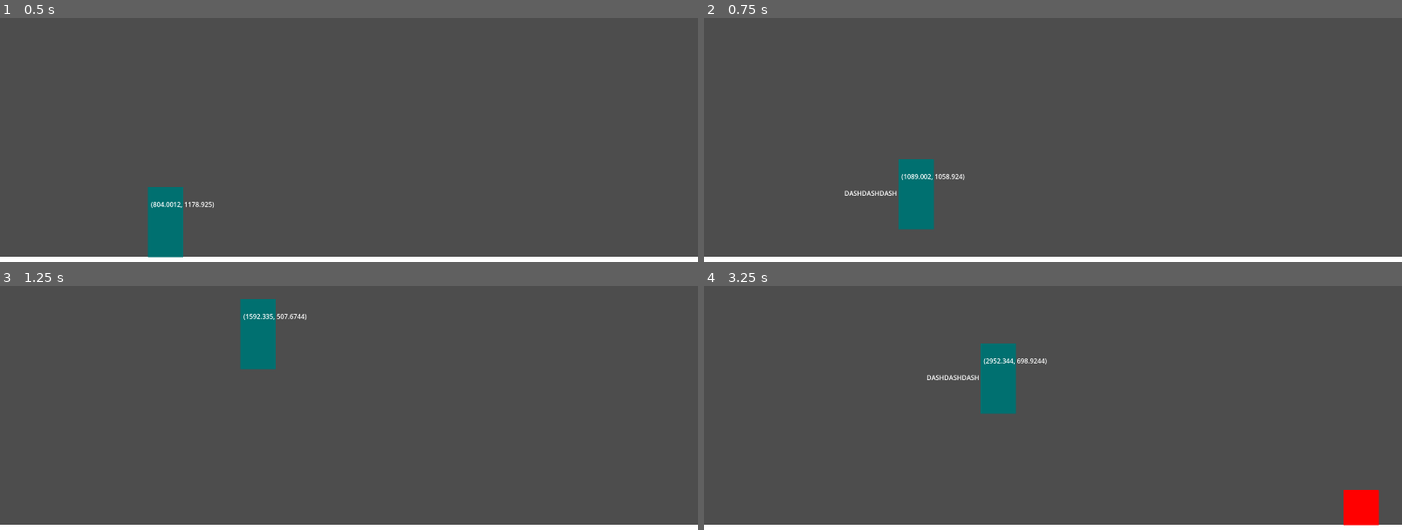
Above: before the commit, frames 1-4 (two rows, left to right).
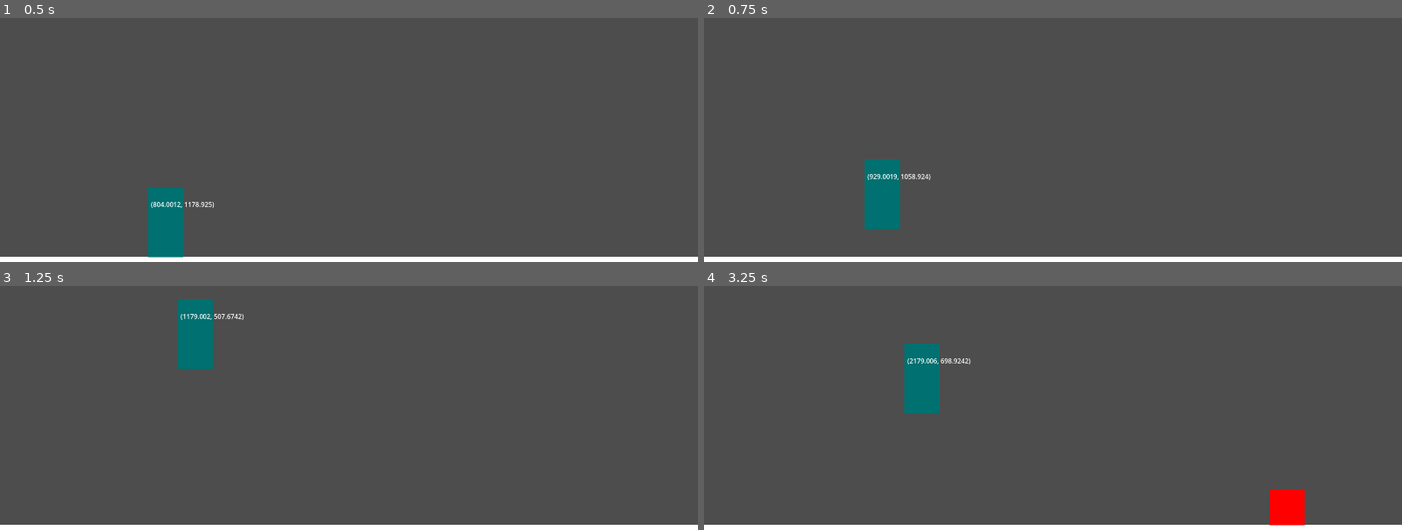
Above: after the commit, the same moments.

Repository: singerbj/bag-tag
Game: Godot game, scene res://scenes/Game.tscn
Same seed, same stepped clock (60 frames per second), same inputs: the game is played once before the commit and once after it.
Inputs (mouse positions are in pixels of both pictures, inside the frame that each line leads up to):
- Up to frame 1 (0.5 s): no input
- Up to frame 2 (0.75 s): tap Enter at 0.5 s; move the mouse to (1206, 88) at 0.52 s; hold Right (ui_right) from 0.53 s (still down); click (1206, 88) at 0.67 s
- Up to frame 3 (1.25 s): keep holding Right (ui_right); tap Up (ui_up) at 0.77 s
- Up to frame 4 (3.25 s): move the mouse to (913, 388) at 1.27 s; tap Up (ui_up) at 1.52, 3.02 s; move the mouse to (1122, 303) at 2.02 s; release Right (ui_right) at 2.03 s; move the mouse to (1018, 434) at 2.77 s; hold Right (ui_right) from 2.78 s (still down); click (1018, 434) at 2.92 s

Frame 1 is identical in both runs. In frame 2, 3.0% of the frame differs, in the area x 20-38%, y 57-87%; in frame 3, 3.1%; in frame 4, 4.7%, in the area x 28-97%, y 23-99%.

Commit message:
start to setup for multiple types of game objects

Diff:
--- /dev/null
+++ b/scenes/GameObject.tscn
@@ -0,0 +1,18 @@
+[gd_scene load_steps=4 format=3 uid="uid://d10cjcftt34ca"]
+
+[ext_resource type="Script" path="res://scripts/game_object.gd" id="1_lwwl1"]
+[ext_resource type="PackedScene" uid="uid://dsysrvx0xt55f" path="res://scenes/CollisionShape2DRendered.tscn" id="2_ua6ok"]
+
+[sub_resource type="RectangleShape2D" id="RectangleShape2D_jwmrl"]
+size = Vector2(150, 150)
+
+[node name="GameObject" type="RigidBody2D"]
+script = ExtResource("1_lwwl1")
+
+[node name="CollisionShape2D" type="CollisionShape2D" parent="."]
+shape = SubResource("RectangleShape2D_jwmrl")
+metadata/_edit_lock_ = true
+
+[node name="CollisionShape2dRendered" parent="CollisionShape2D" instance=ExtResource("2_ua6ok")]
+color = Color(100, 0, 0, 1)
+metadata/_edit_lock_ = true
--- a/scenes/Obstacle.tscn
+++ /dev/null
@@ -1,18 +0,0 @@
-[gd_scene load_steps=4 format=3 uid="uid://d10cjcftt34ca"]
-
-[ext_resource type="Script" path="res://scripts/obstacle.gd" id="1_edvk8"]
-[ext_resource type="PackedScene" uid="uid://dsysrvx0xt55f" path="res://scenes/CollisionShape2DRendered.tscn" id="2_20h4w"]
-
-[sub_resource type="RectangleShape2D" id="RectangleShape2D_jwmrl"]
-size = Vector2(150, 150)
-
-[node name="RigidBody2D" type="RigidBody2D"]
-script = ExtResource("1_edvk8")
-
-[node name="CollisionShape2D" type="CollisionShape2D" parent="."]
-shape = SubResource("RectangleShape2D_jwmrl")
-metadata/_edit_lock_ = true
-
-[node name="CollisionShape2dRendered" parent="CollisionShape2D" instance=ExtResource("2_20h4w")]
-color = Color(100, 0, 0, 1)
-metadata/_edit_lock_ = true
--- a/scripts/floor.gd
+++ b/scripts/floor.gd
@@ -1,4 +1,8 @@
 extends StaticBody2D
+
+class Floor:
+	func _init():
+		pass
 
 func _process(delta: float) -> void:
 	self.position.y += 1 * delta
--- a/scripts/game.gd
+++ b/scripts/game.gd
@@ -1,49 +1,61 @@
 extends Node2D
 
-var obstacle_scene = preload("res://scenes/Obstacle.tscn")
 
-const MIN_OBSTACLE_SPAWN_DELAY = 2.5
-const MIN_OBSTACLE_SPAWN_DISTANCE = 3000
-const OBSTACLE_VARIATION_RANGE = 1500
-const MIN_OBSTACLE_DELETE_DISTANCE = 2000
+const Player = preload("res://scripts/player.gd")
+const game_object_scene = preload("res://scenes/GameObject.tscn")
+
+const MIN_GAME_OBJECT_SPAWN_DELAY = 2.5
+const MIN_GAME_OBJECT_SPAWN_DISTANCE = 3000
+const GAME_OBJECT_VARIATION_RANGE = 1500
+const MIN_GAME_OBJECT_DELETE_DISTANCE = 2000
 const RESET_POSITION_INTERVAL = 5
 
 var last_position_reset = 0
-var last_obstacle_spawn = 0
+var last_game_object_spawn = 0
 
-var obstacles = []
+var game_objects = []
+
+class Game:
+	func _init():
+		pass
+
+func _ready() -> void:
+	pass
 
 func _process(_delta: float) -> void:
 	var current_time = Time.get_unix_time_from_system()
 	$Floor.position.x = $Player.position.x
 
-	if (current_time - last_obstacle_spawn) > MIN_OBSTACLE_SPAWN_DELAY:
-		last_obstacle_spawn = current_time
-		var new_obstacle = obstacle_scene.instantiate()
-		new_obstacle.position.x = $Player.position.x + MIN_OBSTACLE_SPAWN_DISTANCE + get_obstacle_variation_range()
-		new_obstacle.position.y = $Player.position.y
-		obstacles.append(new_obstacle)
-		add_child(new_obstacle)
+	if (current_time - last_game_object_spawn) > MIN_GAME_OBJECT_SPAWN_DELAY:
+		last_game_object_spawn = current_time
+		var new_game_object = game_object_scene.instantiate()
+		new_game_object.position.x = $Player.position.x + MIN_GAME_OBJECT_SPAWN_DISTANCE + get_game_object_variation_range()
+		new_game_object.position.y = $Player.position.y
+		game_objects.append(new_game_object)
+		add_child(new_game_object)
 
 	#if (current_time - last_position_reset) > RESET_POSITION_INTERVAL:
 		#print("resetting position")
 		#last_position_reset = current_time
-		#for obstacle in obstacles:
-			#obstacle.position.x - $Player.position.x
+		#for game_object in game_objects:
+			#game_object.position.x - $Player.position.x
 			#
 		#$Player.position.x = 0
 
 func _physics_process(delta: float) -> void:
-	for i in range(obstacles.size()-1, -1, -1):
-		var obstacle = obstacles[i]
-		if ($Player.position.x - obstacle.position.x) > MIN_OBSTACLE_DELETE_DISTANCE:
-			obstacle.queue_free()
-			obstacles.remove_at(i)
+	for i in range(game_objects.size()-1, -1, -1):
+		if is_instance_valid(game_objects[i]):
+			var game_object: RigidBody2D = game_objects[i]
+			if ($Player.position.x - game_object.position.x) > MIN_GAME_OBJECT_DELETE_DISTANCE:
+				game_object.queue_free()
+				game_objects.remove_at(i)
+		else:
+			game_objects.remove_at(i)
 
-func get_obstacle_variation_range():
+func get_game_object_variation_range():
 	var rng = RandomNumberGenerator.new()
 	rng.randomize()
-	return rng.randi_range(0, OBSTACLE_VARIATION_RANGE)
+	return rng.randi_range(0, GAME_OBJECT_VARIATION_RANGE)
 
 func _input(event):
 	if event is InputEventKey:
--- a/scripts/obstacle.gd
+++ b/scripts/game_object.gd
@@ -1,4 +1,8 @@
 extends RigidBody2D
+
+class GameObject:
+	func _init() -> void:
+		pass
 
 #func _process(delta: float) -> void:
 	#self.position.y -= 1000 * delta
--- a/scripts/player.gd
+++ b/scripts/player.gd
@@ -1,4 +1,6 @@
 extends CharacterBody2D
+
+const GameObject = preload("res://scripts/game_object.gd")
 
 const JUMP_FORCE := 1800 #-1500
 const DASH_FORCE := 1300
@@ -13,8 +15,16 @@
 var jumping = false
 var dash_budget = 0
 
+class Player:
+	func init():
+		pass
+
 func _ready() -> void:
+	self.connect("body_entered", self._on_Area_body_entered)
 	$Label2.visible = false
+
+func _on_Area_body_entered(body:Node) -> void:
+	print(body)
 
 func _process(delta):
 	velocity.y += GRAVITY * delta
@@ -44,7 +54,17 @@
 
 	move_and_slide()
 
+	_handle_collisions()
+
 	$Label.text = str(self.position)
+
+func _handle_collisions():
+	for index in get_slide_collision_count():
+		var collision := get_slide_collision(index)
+		var body := collision.get_collider()
+		if body is GameObject:
+			print("Collided with: ", body.name)
+			body.queue_free()
 
 func _input(event):
 	if event is InputEventKey:
@@ -57,7 +77,7 @@
 			if event is InputEventScreenTouch:
 				_calculate_swipe(event.get_position())
 
-		if event.is_action_pressed("ui_right"):
+		if event.is_action_pressed("ui_right") && !is_on_floor():
 			dash_budget = DEFAULT_DASH_BUDGET
 
 	if event is InputEventScreenTouch:
@@ -74,6 +94,7 @@
 		var swipe = swipe_end - swipe_start
 		if abs(swipe.x) > MINIMUM_SWIPE_DISTANCE:
 			if swipe.x > 0:
-				dash_budget = DEFAULT_DASH_BUDGET
+				if !is_on_floor():
+					dash_budget = DEFAULT_DASH_BUDGET
 			else:
 				print("swipe left, doesn't do anything")
